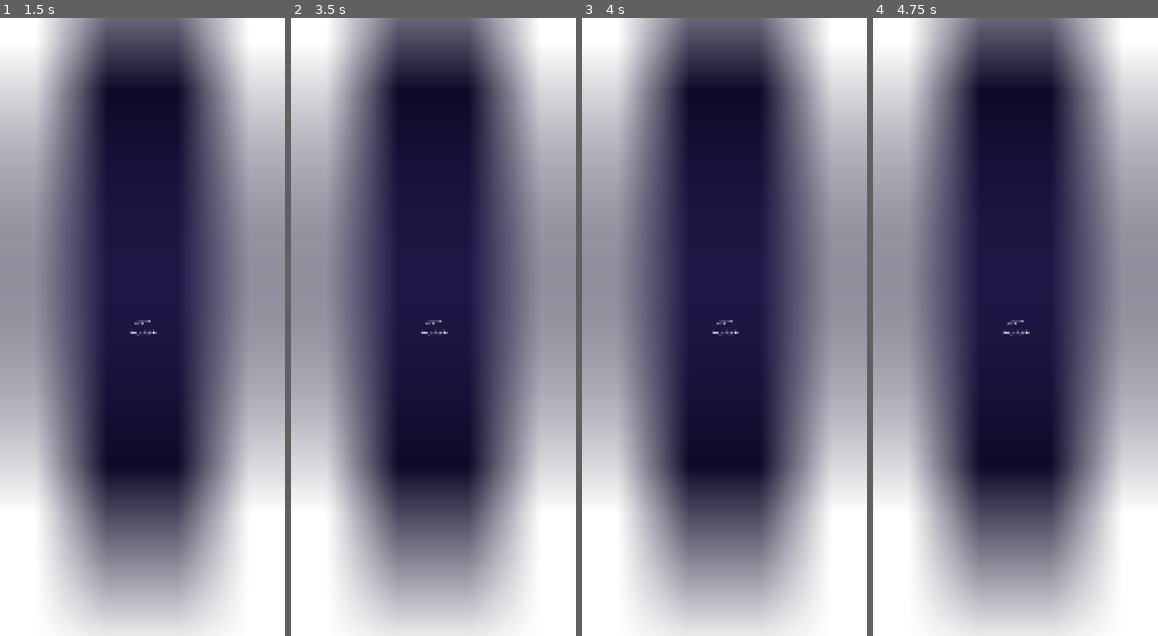
Above: before the commit, frames 1-4 (left to right).
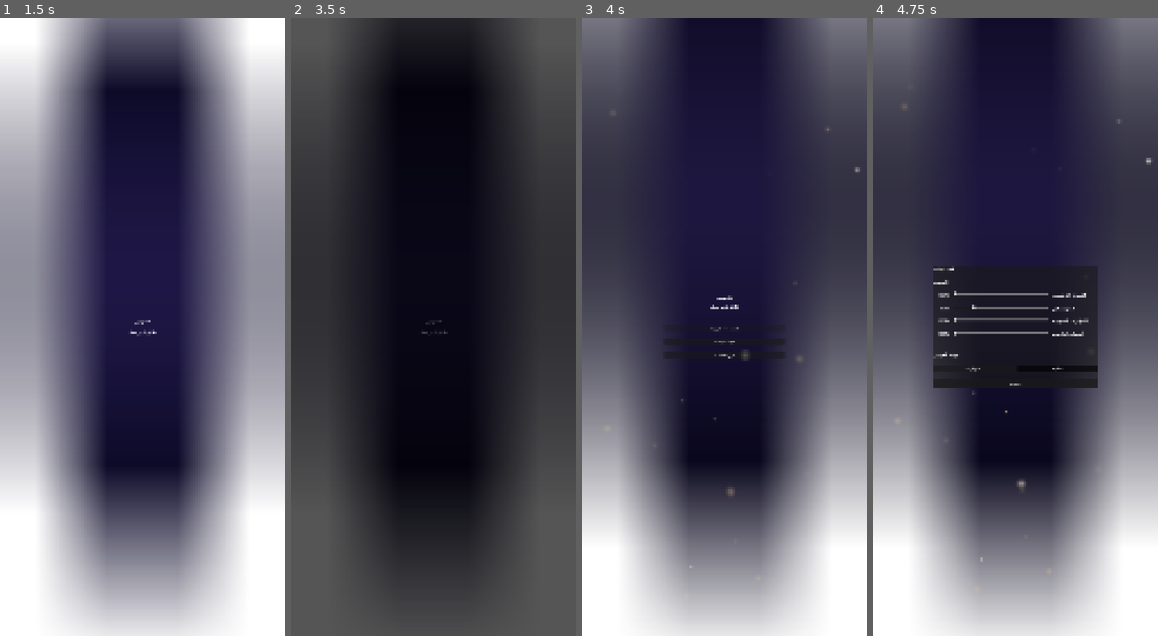
Above: after the commit, the same moments.

Repository: ossamasal2012/NEW_GAME
Game: Godot game, scene res://scenes/boot/boot.tscn
The game is run twice, just before and just after one commit, with the same random seed, the same clock (stepped at 60 frames per second) and the same inputs.
Inputs (mouse positions are in pixels of both pictures, inside the frame that each line leads up to):
- Up to frame 1 (1.5 s): tap Enter at 0.5 s; tap Space at 1.25 s
- Up to frame 2 (3.5 s): tap Enter at 2 s; tap Space at 2.75 s
- Up to frame 3 (4 s): no input
- Up to frame 4 (4.75 s): click (1015, 339) at 4.25 s, where only the run after the commit has a clickable "الإعدادات"

Frame 1 is identical in both runs. In frame 2, 100% of the frame differs, in the area x 0-100%, y 0-100%; in frame 3, 53%; in frame 4, 59%.

Commit message:
Update boot.gd

Diff:
--- a/scenes/boot/boot.gd
+++ b/scenes/boot/boot.gd
@@ -1,17 +1,14 @@
 extends Control
 ## Boot
 ##
-## أول مشهد يُحمَّل عند تشغيل التطبيق. مهمته الآن: تقديم شاشة إقلاع أنيقة
-## بينما تُهيّئ الأنظمة الأساسية (كلها Autoloads جاهزة فعلًا في هذه المرحلة
-## لأنها تُحمَّل قبل أي مشهد). حين يُبنى القائمة الرئيسية في المرحلة
-## القادمة، سيُضاف هنا سطر واحد فقط يستدعي
-## SceneManager.change_scene("res://scenes/main_menu/main_menu.tscn")
-## بعد اكتمال دورة الإقلاع — دون أي حاجة لتعديل ما هو موجود حاليًا.
+## أول مشهد يُحمَّل عند تشغيل التطبيق. يعرض شاشة إقلاع أنيقة (تتزامن مع كل
+## الأنظمة الأساسية Autoloads التي تُحمَّل قبل أي مشهد أصلًا)، ثم ينتقل
+## تلقائيًا إلى القائمة الرئيسية بعد نبضة توهّج واحدة على الشعار.
+
+const MAIN_MENU_SCENE := "res://scenes/main_menu/main_menu.tscn"
 
 @onready var title_label: Label = %TitleLabel
 @onready var subtitle_label: Label = %SubtitleLabel
-
-var _pulse_tween: Tween
 
 
 func _ready() -> void:
@@ -24,17 +21,19 @@
 	intro.set_trans(Tween.TRANS_SINE)
 	intro.tween_property(title_label, "modulate:a", 1.0, 1.1)
 	intro.parallel().tween_property(subtitle_label, "modulate:a", 1.0, 1.1).set_delay(0.35)
-	intro.tween_callback(_start_idle_pulse)
+	intro.tween_callback(_play_pulse_then_continue)
 
 	GameManager.has_completed_first_boot = true
 
 
-## نبضة توهّج ناعمة ومستمرة على العنوان أثناء بقاء الشاشة معروضة، تمنح
-## شاشة الإقلاع إحساسًا حيًّا بدل أن تكون صورة ثابتة جامدة.
-func _start_idle_pulse() -> void:
-	_pulse_tween = create_tween()
-	_pulse_tween.set_loops()
-	_pulse_tween.set_trans(Tween.TRANS_SINE)
-	_pulse_tween.set_ease(Tween.EASE_IN_OUT)
-	_pulse_tween.tween_property(title_label, "modulate", Color(1.15, 1.08, 0.85), 1.6)
-	_pulse_tween.tween_property(title_label, "modulate", Color(1.0, 1.0, 1.0), 1.6)
+## نبضة توهّج ناعمة واحدة على الشعار، ثم انتقال إلى القائمة الرئيسية.
+## دورة كاملة (تكبير ناعم للتوهّج ثم عودة) تمنح شاشة الإقلاع إحساسًا حيًّا
+## بدل أن تكون صورة ثابتة جامدة تختفي فجأة.
+func _play_pulse_then_continue() -> void:
+	var pulse := create_tween()
+	pulse.set_trans(Tween.TRANS_SINE)
+	pulse.set_ease(Tween.EASE_IN_OUT)
+	pulse.tween_property(title_label, "modulate", Color(1.15, 1.08, 0.85), 0.9)
+	pulse.tween_property(title_label, "modulate", Color(1.0, 1.0, 1.0), 0.9)
+	await pulse.finished
+	SceneManager.change_scene(MAIN_MENU_SCENE)
